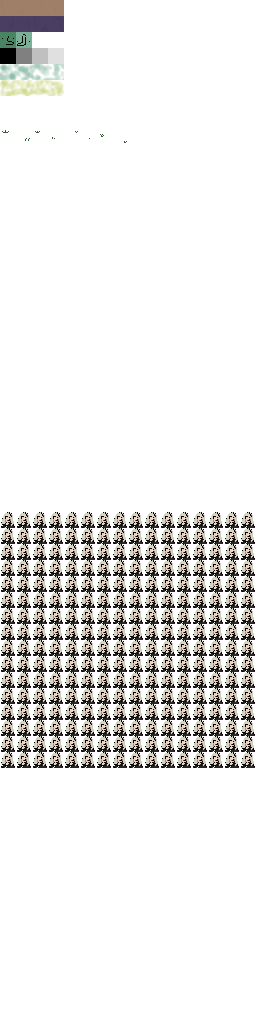
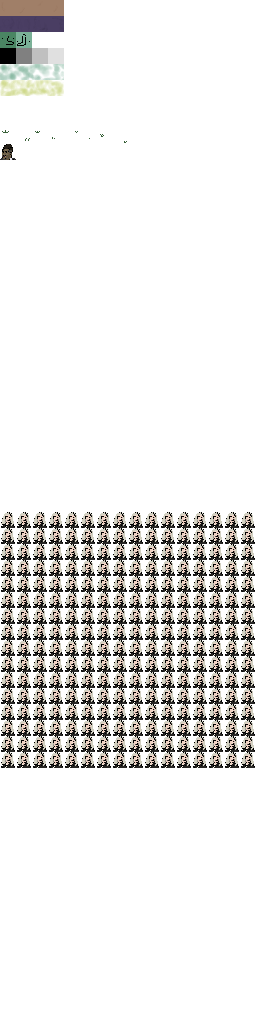
Before/after of a w=256, h=1024 layered artwork. What changed in the layer stack:
painted on "background" over [0, 144, 16, 160]
